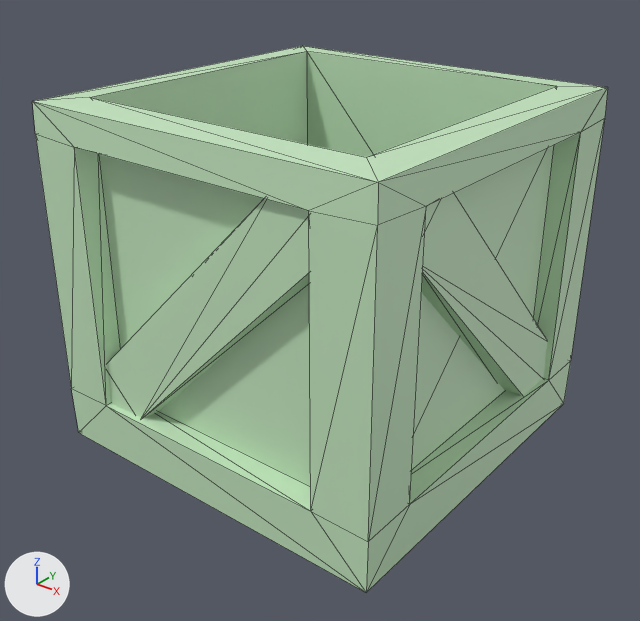
Two versions of the FBX model 0_Final Exports/Props/Crate/Crate.fbx, one commit apart.
Rendered twice from a camera (50 mm lens) standing at (1.375, -1.757, 1.423) and looking at (0.019, -0.062, 0.372). Lighting does not change. The marker at lower left points along +X, +Y and +Z. Mesh edges are drawn as thin lines. Where no turn or scale is listed for an object, it has been applied to the vertices.

In view in the first picture: 'Crate_LP'.
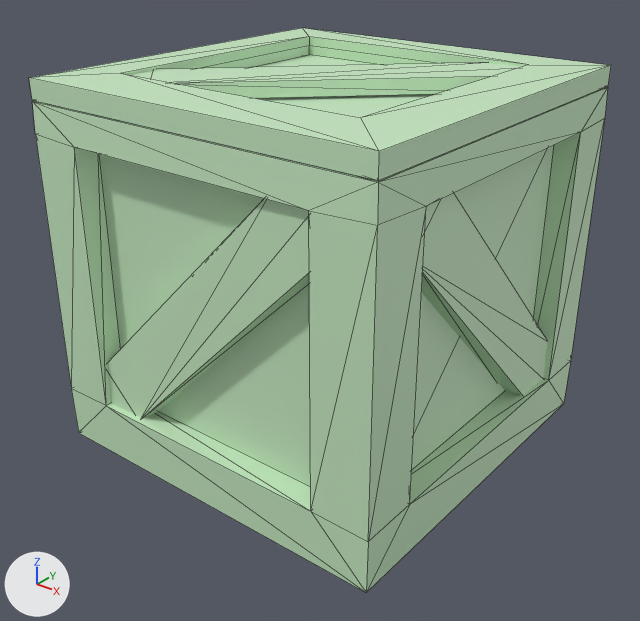
The newer file is also turned or shifted as a whole; pictures and numbers use the older file's frame.

Pixel boxes [x1, y1, x2, y2] of what changed, in the pictures (640 x 621 px):
```json
{"object": "Crate_LP", "change": "reshaped", "before": [32, 46, 608, 593], "after": [29, 28, 611, 593]}
{"part": 1, "of": "me_crate_lp", "change": "added", "after": [29, 28, 611, 181]}
{"part": 2, "of": "me_crate_lp", "change": "added", "after": [131, 63, 520, 98]}
```

Scene script edits in JSON lines:
```json
{"block": "me_crate_lp", "where": "# used by ob_crate_lp; location = (0.0, 0.0, 0.0)"}
{"block": "me_crate_lp", "where": "# verts and faces of me_crate_lp; kept vertices keep their numbers, new ones are numbered from 96"}
{"op": "remove", "block": "me_crate_lp", "code": "me_crate_lp.from_pydata(...)  # 96 vertices, 140 faces; spans x -0.517..0.517, y -0.517..0.517, z -0.011..0.948"}
{"op": "add", "block": "me_crate_lp", "code": "me_crate_lp.from_pydata(...)  # 144 vertices, 192 faces; spans x -0.517..0.517, y -0.517..0.517, z -0.011..1.004"}
{"block": "me_crate_lp", "change": "me_crate_lp part 1: a new loose piece of 20 vertices spanning x -0.511..0.511, y -0.511..0.511, z 0.945..1.004, in mat_crate_mat_001 (green #c5e7c1)"}
{"block": "me_crate_lp", "change": "me_crate_lp part 2"}
{"op": "add", "block": "me_crate_lp", "code": "verts[104] = (-0.376, -0.24, 0.957)"}
{"op": "add", "block": "me_crate_lp", "code": "verts[105] = (-0.246, -0.369, 0.995)"}
{"op": "add", "block": "me_crate_lp", "code": "verts[106] = (-0.24, -0.375, 0.957)"}
{"op": "add", "block": "me_crate_lp", "code": "for new, old in zip([107, 108, 109], [104, 105, 106]): verts[new] = verts[old] + (0.616, 0.616, 0.0)"}
{"op": "add", "block": "me_crate_lp", "code": "verts[120] = (0.246, 0.37, 0.995)"}
{"op": "add", "block": "me_crate_lp", "code": "verts[121] = (-0.37, -0.245, 0.995)"}
{"op": "add", "block": "me_crate_lp", "code": "verts[122] = (0.362, 0.363, 0.997)"}
{"op": "add", "block": "me_crate_lp", "code": "verts[123] = (-0.362, -0.362, 0.997)"}
{"op": "add", "block": "me_crate_lp", "code": "faces += [(104, 120, 107), (104, 121, 120), (105, 108, 122), (105, 122, 120), (105, 120, 121), (105, 121, 123)]"}
{"op": "add", "block": "me_crate_lp", "code": "faces += [(105, 106, 109), (105, 109, 108)]"}
```
